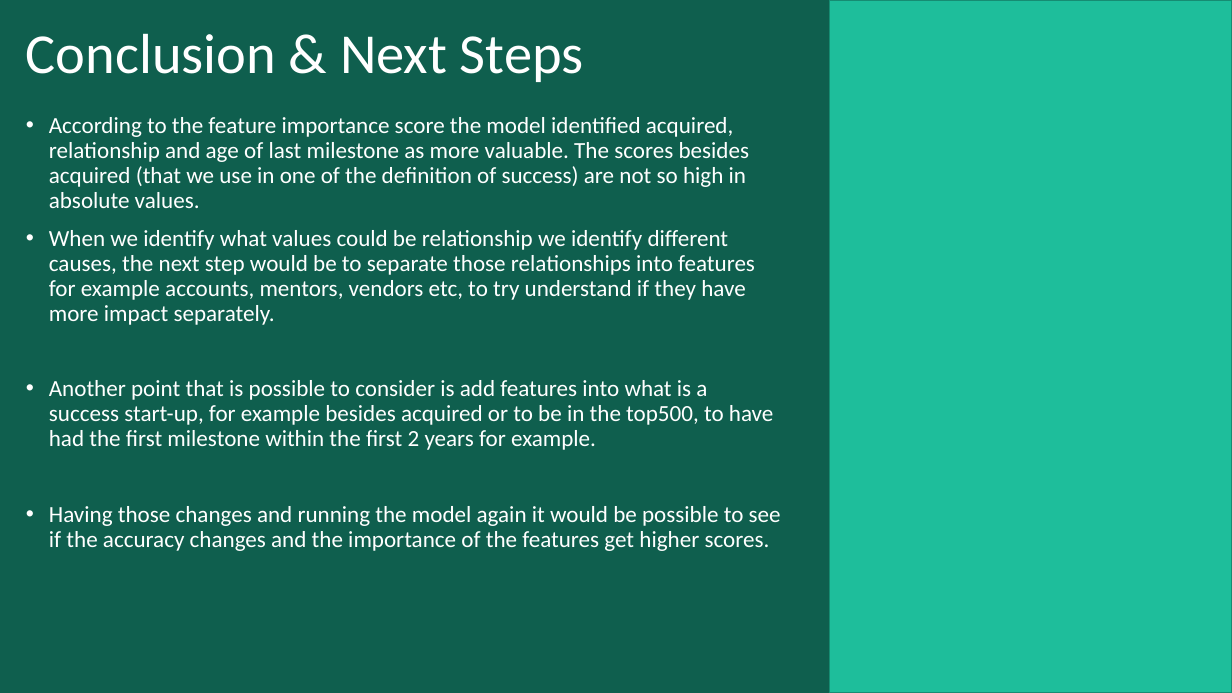
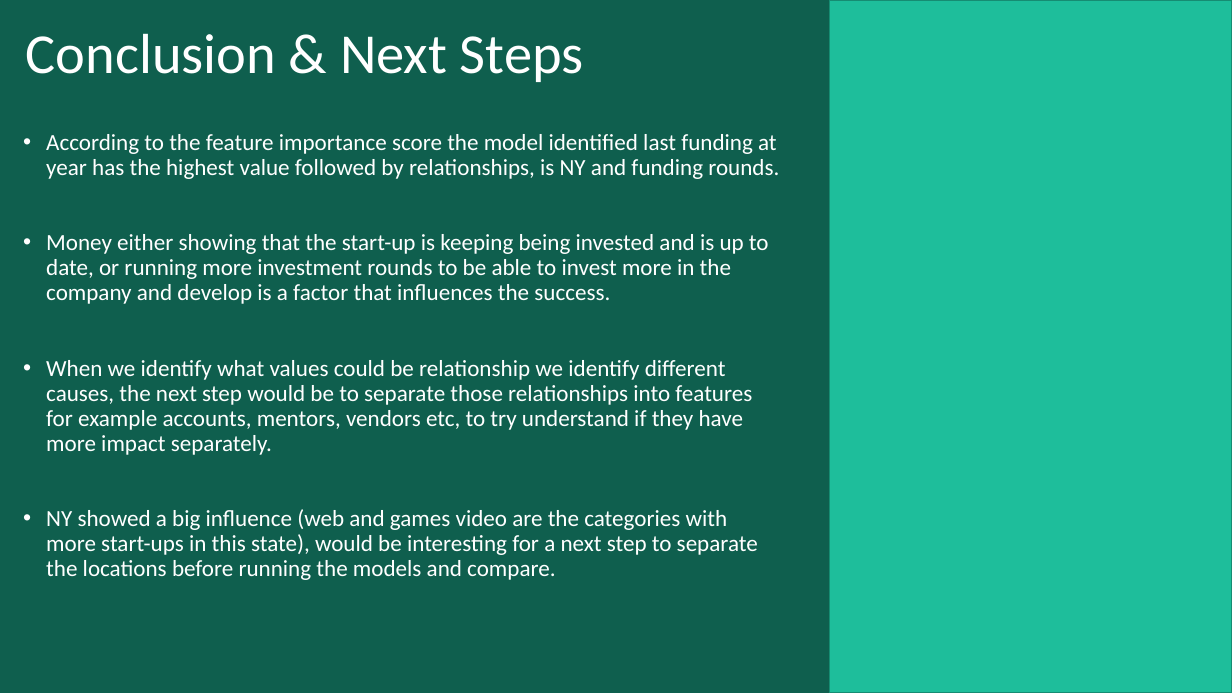
Before and after one commit to Paulabvc/startups_project, a slide deck: slide 12 of Final_project_startup/Presentation/final_startup.pptm (slide 8 before the commit). Drawn at 1232x693 pixels with LibreOffice and Linux fonts; fonts in the diff are those of the drawing; background and template pictures are left out. Boxes give left, top, right and bottom in pixels: in the first picture for what was removed or moved away, otherwise in the second. Text is boxed around its words. In the diff, an @@ line names an element or a change of style, - is before the commit and + after.

```diff
--- a/Final_project_startup/Presentation/final_startup.pptm
+++ b/Final_project_startup/Presentation/final_startup.pptm
@@ text "According to the feature importance ..." moved from (x1=49, y1=117, x2=781, y2=551) to (x1=46, y1=134, x2=779, y2=580) @@
@@ text at (x1=46, y1=134, x2=779, y2=304): text changed @@
-• According to the feature importance score the model identified acquired, relationship and age of last milestone as more valuable. The scores besides acquired (that we use in one of the definition of success) are not so high in absolute values.
+• According to the feature importance score the model identified last funding at year has the highest value followed by relationships, is NY and funding rounds.
+• Money either showing that the start-up is keeping being invested and is up to date, or running more investment rounds to be able to invest more in the company and develop is a factor that influences the success.
@@ text at (x1=46, y1=509, x2=758, y2=580): text changed @@
-• Another point that is possible to consider is add features into what is a success start-up, for example besides acquired or to be in the top500, to have had the first milestone within the first 2 years for example.
-• Having those changes and running the model again it would be possible to see if the accuracy changes and the importance of the features get higher scores.
+• NY showed a big influence (web and games video are the categories with more start-ups in this state), would be interesting for a next step to separate the locations before running the models and compare.
```
Also in this commit, not shown: 3 other slides changed, 5 slides added, 1 slide removed, 3 other files.
